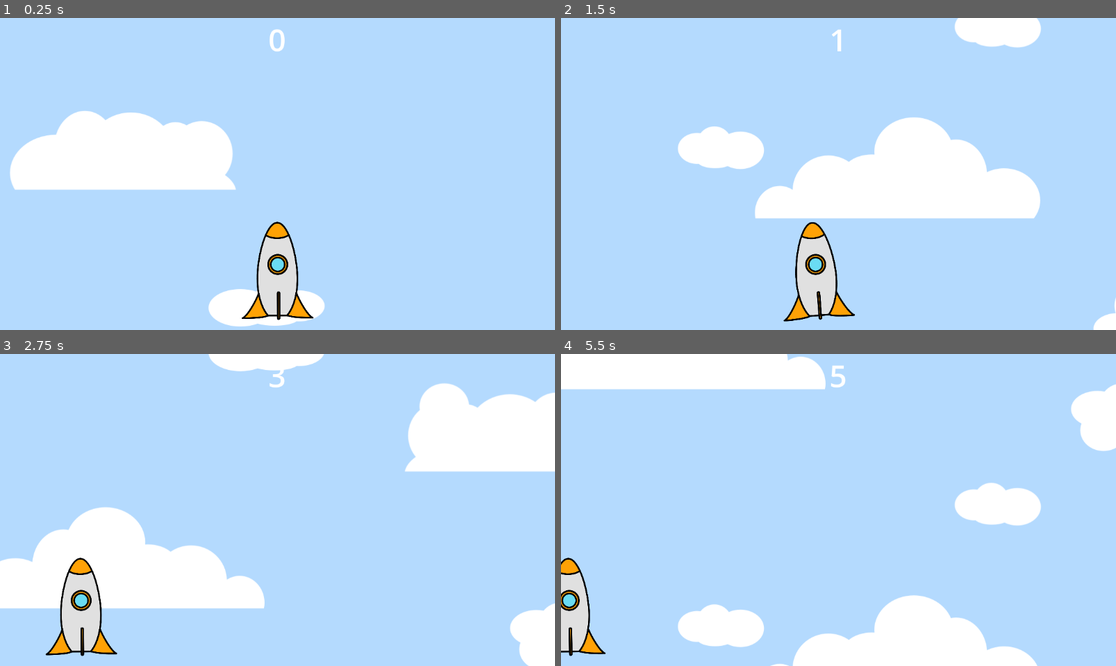
Above: before the commit, frames 1-4 (two rows, left to right).
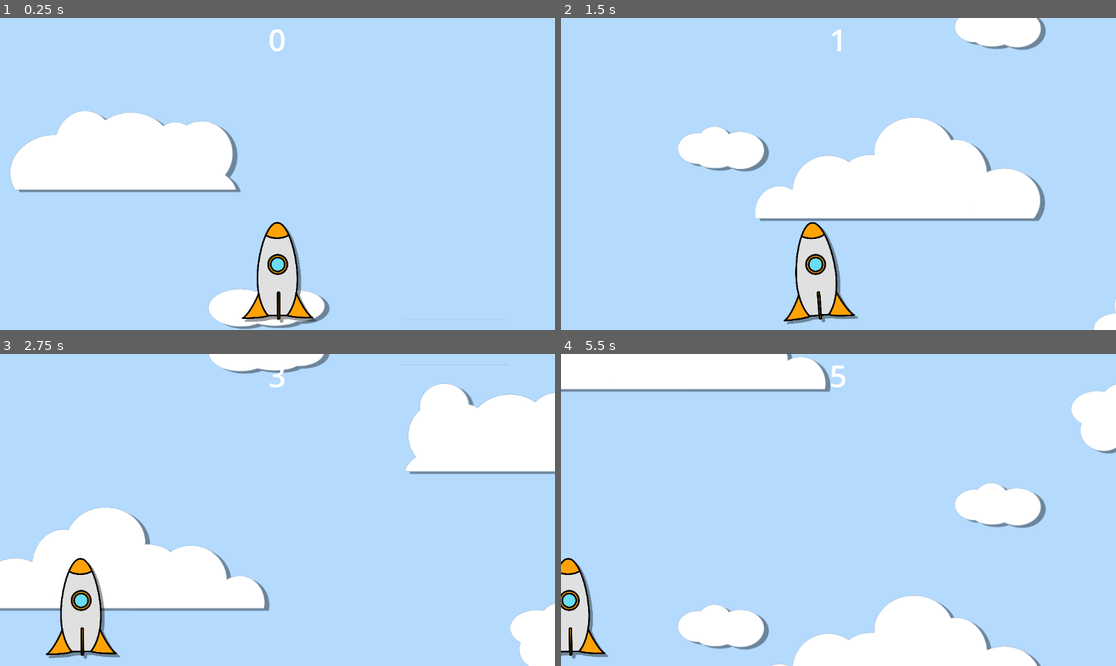
Above: after the commit, the same moments.

Repository: Ranger-NF/BlastOff
Game: Godot game, scene res://main.tscn
Same seed, same stepped clock (60 frames per second), same inputs: the game is played once before the commit and once after it.
Inputs (mouse positions are in pixels of both pictures, inside the frame that each line leads up to):
- Up to frame 1 (0.25 s): no input
- Up to frame 2 (1.5 s): move the mouse to (960, 158) at 0.52 s; click (960, 158) at 0.67 s; drag from (727, 189) to (844, 270) at 1.27 s
- Up to frame 3 (2.75 s): move the mouse to (333, 441) at 2.02 s; click (333, 441) at 2.17 s
- Up to frame 4 (5.5 s): drag from (810, 572) to (672, 463) at 2.77 s; move the mouse to (1005, 556) at 3.52 s; click (1005, 556) at 3.67 s; drag from (672, 463) to (566, 606) at 4.27 s; move the mouse to (866, 510) at 5.02 s; click (866, 510) at 5.17 s

The runs differ from the first frame. In frame 1, 1.1% of the frame differs, in the area x 1-60%, y 29-100%; in frame 2, 1.4%; in frame 3, 1.6%, in the area x 0-100%, y 0-100%; in frame 4, 1.6%.

Commit message:
Successfully added drop shadow shader

Diff:
--- a/Background/background.tscn
+++ b/Background/background.tscn
@@ -22,6 +22,45 @@
         scroll_offset.y += GameManager.rocket_speed * delta
 "
 
+[sub_resource type="Shader" id="Shader_64uhu"]
+code = "/**
+* Shadow 2D.
+* License: CC0
+* https://creativecommons.org/publicdomain/zero/1.0/
+*/
+shader_type canvas_item;
+render_mode blend_mix;
+
+uniform vec2 deform = vec2(2.0, 2.0);
+uniform vec2 offset = vec2(0.0, 0.0);
+uniform vec4 modulate : source_color;
+
+//uniform vec2 texture_size; //uncomment for GLES2
+
+void fragment() {
+	vec2 ps = TEXTURE_PIXEL_SIZE;
+	vec2 uv = UV;
+	float sizex = float(textureSize(TEXTURE,int(ps.x)).x); //comment for GLES2
+	float sizey = float(textureSize(TEXTURE,int(ps.y)).y); //comment for GLES2
+	//float sizex = texture_size.x; //uncomment for GLES2
+	//float sizey = texture_size.y; //uncomment for GLES2
+	uv.y+=offset.y*ps.y;
+	uv.x+=offset.x*ps.x;
+	float decalx=((uv.y-ps.x*sizex)*deform.x);
+	float decaly=((uv.y-ps.y*sizey)*deform.y);
+	uv.x += decalx;
+	uv.y += decaly;
+	vec4 shadow = vec4(modulate.rgb, texture(TEXTURE, uv).a * modulate.a);
+	vec4 col = texture(TEXTURE, UV);
+	COLOR = mix(shadow, col, col.a);
+}"
+
+[sub_resource type="ShaderMaterial" id="ShaderMaterial_p6odd"]
+shader = SubResource("Shader_64uhu")
+shader_parameter/deform = Vector2(0, 0)
+shader_parameter/offset = Vector2(-10, -5)
+shader_parameter/modulate = Color(0, 0, 0, 0.392157)
+
 [node name="Background" type="ParallaxBackground"]
 script = SubResource("GDScript_f6ao8")
 metadata/_edit_horizontal_guides_ = [2105.0]
@@ -32,48 +71,56 @@
 [node name="Cloud Grouped" type="Node2D" parent="Clouds"]
 
 [node name="Sprite2D" type="Sprite2D" parent="Clouds/Cloud Grouped"]
+material = SubResource("ShaderMaterial_p6odd")
 position = Vector2(257, 117)
 texture = ExtResource("1_povin")
 region_enabled = true
 region_rect = Rect2(16.8304, -4.40363, 493.675, 212.66)
 
 [node name="Sprite2D2" type="Sprite2D" parent="Clouds/Cloud Grouped"]
+material = SubResource("ShaderMaterial_p6odd")
 position = Vector2(1087, 593)
 texture = ExtResource("1_povin")
 region_enabled = true
 region_rect = Rect2(284.974, 196.637, 505.068, 231.648)
 
 [node name="Sprite2D3" type="Sprite2D" parent="Clouds/Cloud Grouped"]
+material = SubResource("ShaderMaterial_p6odd")
 position = Vector2(559, 437)
 texture = ExtResource("1_povin")
 region_enabled = true
 region_rect = Rect2(15.3513, 246.004, 269.622, 151.9)
 
 [node name="Sprite2D4" type="Sprite2D" parent="Clouds/Cloud Grouped"]
+material = SubResource("ShaderMaterial_p6odd")
 position = Vector2(261, 883)
 texture = ExtResource("1_povin")
 region_enabled = true
 region_rect = Rect2(-2.92715, 427.102, 625.879, 240.425)
 
 [node name="Sprite2D5" type="Sprite2D" parent="Clouds/Cloud Grouped"]
+material = SubResource("ShaderMaterial_p6odd")
 position = Vector2(913, 1213)
 texture = ExtResource("1_povin")
 region_enabled = true
 region_rect = Rect2(20.1682, 686.525, 200.232, 127.734)
 
 [node name="Sprite2D6" type="Sprite2D" parent="Clouds/Cloud Grouped"]
+material = SubResource("ShaderMaterial_p6odd")
 position = Vector2(617, 1516)
 texture = ExtResource("1_povin")
 region_enabled = true
 region_rect = Rect2(4.00757, 683.108, 789.88, 235.445)
 
 [node name="Sprite2D7" type="Sprite2D" parent="Clouds/Cloud Grouped"]
+material = SubResource("ShaderMaterial_p6odd")
 position = Vector2(1211, 1834)
 texture = ExtResource("1_povin")
 region_enabled = true
 region_rect = Rect2(3.05237, 914.33, 245.538, 183.18)
 
 [node name="Sprite2D8" type="Sprite2D" parent="Clouds/Cloud Grouped"]
+material = SubResource("ShaderMaterial_p6odd")
 position = Vector2(1187, 1037)
 texture = ExtResource("1_povin")
 region_enabled = true
--- a/Enemies/Birds/Bird.tscn
+++ b/Enemies/Birds/Bird.tscn
@@ -1,8 +1,47 @@
-[gd_scene load_steps=12 format=3 uid="uid://c1quod1k2hh1j"]
+[gd_scene load_steps=14 format=3 uid="uid://c1quod1k2hh1j"]
 
 [ext_resource type="PackedScene" uid="uid://c7xy671srn8rt" path="res://Enemies/Obstacle.tscn" id="1_cgdr0"]
 [ext_resource type="Texture2D" uid="uid://kr8ni565sxwv" path="res://Enemies/Birds/birds.png" id="2_1s2n1"]
 [ext_resource type="Script" path="res://Enemies/Birds/Bird.gd" id="2_5ajeh"]
+
+[sub_resource type="Shader" id="Shader_64uhu"]
+code = "/**
+* Shadow 2D.
+* License: CC0
+* https://creativecommons.org/publicdomain/zero/1.0/
+*/
+shader_type canvas_item;
+render_mode blend_mix;
+
+uniform vec2 deform = vec2(2.0, 2.0);
+uniform vec2 offset = vec2(0.0, 0.0);
+uniform vec4 modulate : source_color;
+
+//uniform vec2 texture_size; //uncomment for GLES2
+
+void fragment() {
+	vec2 ps = TEXTURE_PIXEL_SIZE;
+	vec2 uv = UV;
+	float sizex = float(textureSize(TEXTURE,int(ps.x)).x); //comment for GLES2
+	float sizey = float(textureSize(TEXTURE,int(ps.y)).y); //comment for GLES2
+	//float sizex = texture_size.x; //uncomment for GLES2
+	//float sizey = texture_size.y; //uncomment for GLES2
+	uv.y+=offset.y*ps.y;
+	uv.x+=offset.x*ps.x;
+	float decalx=((uv.y-ps.x*sizex)*deform.x);
+	float decaly=((uv.y-ps.y*sizey)*deform.y);
+	uv.x += decalx;
+	uv.y += decaly;
+	vec4 shadow = vec4(modulate.rgb, texture(TEXTURE, uv).a * modulate.a);
+	vec4 col = texture(TEXTURE, UV);
+	COLOR = mix(shadow, col, col.a);
+}"
+
+[sub_resource type="ShaderMaterial" id="ShaderMaterial_dm2ne"]
+shader = SubResource("Shader_64uhu")
+shader_parameter/deform = Vector2(0, 0)
+shader_parameter/offset = Vector2(-3, -5)
+shader_parameter/modulate = Color(0, 0, 0, 0.392157)
 
 [sub_resource type="AtlasTexture" id="AtlasTexture_xrtpb"]
 atlas = ExtResource("2_1s2n1")
@@ -65,6 +104,7 @@
 script = ExtResource("2_5ajeh")
 
 [node name="AnimatedSprite2D" parent="." index="1"]
+material = SubResource("ShaderMaterial_dm2ne")
 scale = Vector2(0.6, 0.6)
 sprite_frames = SubResource("SpriteFrames_dy0ov")
 animation = &"flying"
--- a/Enemies/Obstacle.tscn
+++ b/Enemies/Obstacle.tscn
@@ -13,6 +13,7 @@
 [node name="VisibleOnScreenNotifier2D" type="VisibleOnScreenNotifier2D" parent="."]
 
 [node name="AnimatedSprite2D" type="AnimatedSprite2D" parent="."]
+z_index = 1
 
 [node name="CollisionShape2D" type="CollisionShape2D" parent="."]
 visible = false
--- a/Player/rocket.tscn
+++ b/Player/rocket.tscn
@@ -123,6 +123,45 @@
 [sub_resource type="Gradient" id="Gradient_vflus"]
 colors = PackedColorArray(0.842252, 0.456042, 0.12118, 1, 0.289741, 0.289741, 0.289741, 1)
 
+[sub_resource type="Shader" id="Shader_64uhu"]
+code = "/**
+* Shadow 2D.
+* License: CC0
+* https://creativecommons.org/publicdomain/zero/1.0/
+*/
+shader_type canvas_item;
+render_mode blend_mix;
+
+uniform vec2 deform = vec2(2.0, 2.0);
+uniform vec2 offset = vec2(0.0, 0.0);
+uniform vec4 modulate : source_color;
+
+//uniform vec2 texture_size; //uncomment for GLES2
+
+void fragment() {
+	vec2 ps = TEXTURE_PIXEL_SIZE;
+	vec2 uv = UV;
+	float sizex = float(textureSize(TEXTURE,int(ps.x)).x); //comment for GLES2
+	float sizey = float(textureSize(TEXTURE,int(ps.y)).y); //comment for GLES2
+	//float sizex = texture_size.x; //uncomment for GLES2
+	//float sizey = texture_size.y; //uncomment for GLES2
+	uv.y+=offset.y*ps.y;
+	uv.x+=offset.x*ps.x;
+	float decalx=((uv.y-ps.x*sizex)*deform.x);
+	float decaly=((uv.y-ps.y*sizey)*deform.y);
+	uv.x += decalx;
+	uv.y += decaly;
+	vec4 shadow = vec4(modulate.rgb, texture(TEXTURE, uv).a * modulate.a);
+	vec4 col = texture(TEXTURE, UV);
+	COLOR = mix(shadow, col, col.a);
+}"
+
+[sub_resource type="ShaderMaterial" id="ShaderMaterial_5uuih"]
+shader = SubResource("Shader_64uhu")
+shader_parameter/deform = Vector2(0, 0)
+shader_parameter/offset = Vector2(-20, -20)
+shader_parameter/modulate = Color(0, 0, 0, 0.392157)
+
 [sub_resource type="CapsuleShape2D" id="CapsuleShape2D_782wp"]
 radius = 40.0
 height = 209.0
@@ -143,6 +182,7 @@
 color_ramp = SubResource("Gradient_vflus")
 
 [node name="Sprite2D" type="Sprite2D" parent="."]
+material = SubResource("ShaderMaterial_5uuih")
 rotation = -0.00302801
 scale = Vector2(0.3, 0.3)
 texture = ExtResource("1_tlx86")
--- /dev/null
+++ b/Shader/drop_shadow.tres
@@ -0,0 +1,40 @@
+[gd_resource type="ShaderMaterial" load_steps=2 format=3 uid="uid://ckh2l5ahtylxl"]
+
+[sub_resource type="Shader" id="Shader_64uhu"]
+code = "/**
+* Shadow 2D.
+* License: CC0
+* https://creativecommons.org/publicdomain/zero/1.0/
+*/
+shader_type canvas_item;
+render_mode blend_mix;
+
+uniform vec2 deform = vec2(2.0, 2.0);
+uniform vec2 offset = vec2(0.0, 0.0);
+uniform vec4 modulate : source_color;
+
+//uniform vec2 texture_size; //uncomment for GLES2
+
+void fragment() {
+	vec2 ps = TEXTURE_PIXEL_SIZE;
+	vec2 uv = UV;
+	float sizex = float(textureSize(TEXTURE,int(ps.x)).x); //comment for GLES2
+	float sizey = float(textureSize(TEXTURE,int(ps.y)).y); //comment for GLES2
+	//float sizex = texture_size.x; //uncomment for GLES2
+	//float sizey = texture_size.y; //uncomment for GLES2
+	uv.y+=offset.y*ps.y;
+	uv.x+=offset.x*ps.x;
+	float decalx=((uv.y-ps.x*sizex)*deform.x);
+	float decaly=((uv.y-ps.y*sizey)*deform.y);
+	uv.x += decalx;
+	uv.y += decaly;
+	vec4 shadow = vec4(modulate.rgb, texture(TEXTURE, uv).a * modulate.a);
+	vec4 col = texture(TEXTURE, UV);
+	COLOR = mix(shadow, col, col.a);
+}"
+
+[resource]
+shader = SubResource("Shader_64uhu")
+shader_parameter/deform = Vector2(0, 0)
+shader_parameter/offset = Vector2(1, -4)
+shader_parameter/modulate = null
Not shown: 1 places in Background/background.tscn that only renumber resources
Not shown: 1 places in Player/rocket.tscn that only renumber resources
